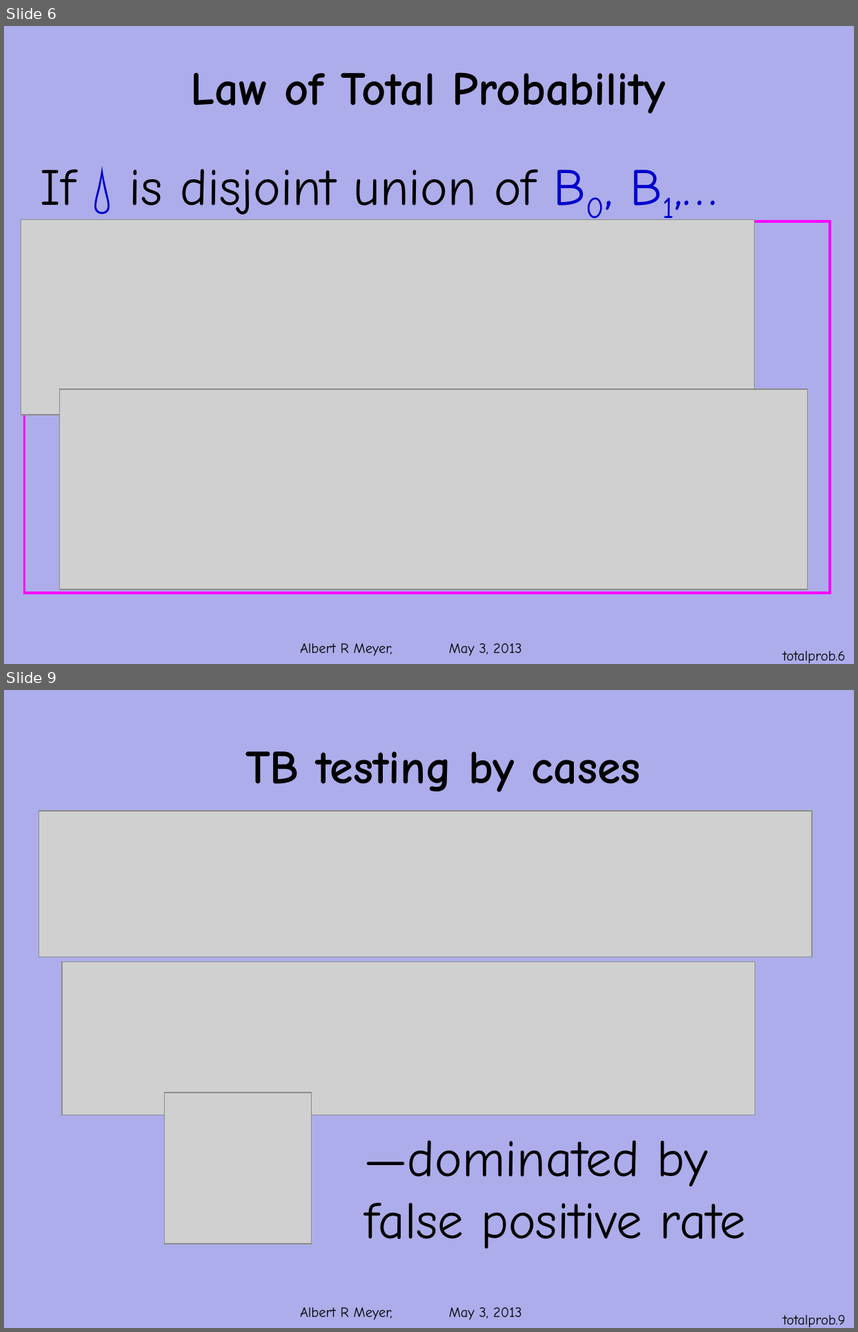
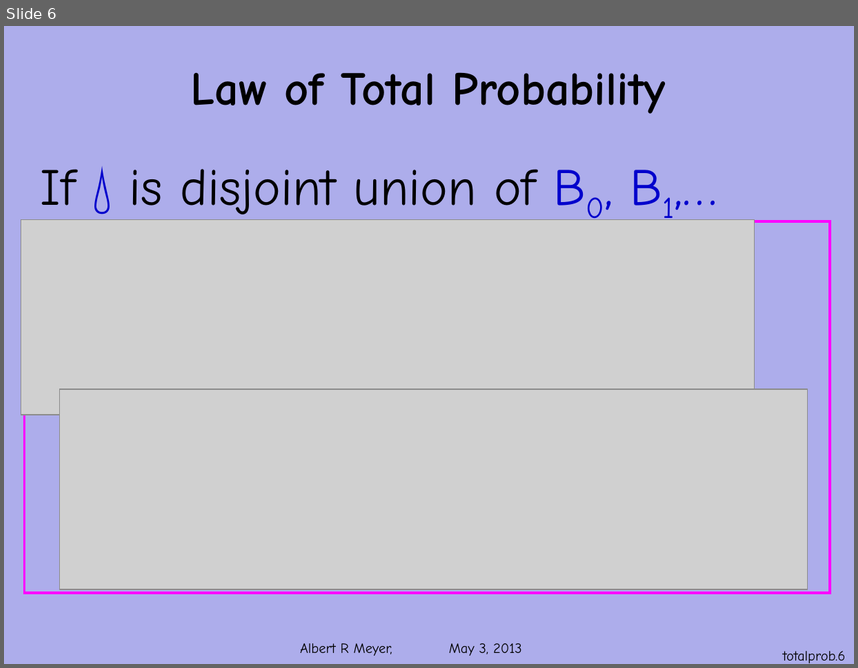
Before and after one commit to armeyer/mcs_web, a slide deck: spring13/slides13/total-probability.pptx. Shown one above the other, each under a label of ours: slides 6 and 9 before the commit, slide 6 after it; the slides between them are not shown. The pictures are 858x1332 and 858x668 pixels, drawn with LibreOffice and Linux fonts; fonts in the diff are those of the drawing; grey boxes stand for pictures; background and template pictures are left out. Boxes give left, top, right and bottom in pixels: in the first picture for what was removed or moved away, otherwise in the second. Text is boxed around its words. In the diff, an @@ line names an element or a change of style, - is before the commit and + after.

Commit message:
add bayes.pptx, corresponding edit to total-probability.pptx

```diff
--- a/spring13/slides13/total-probability.pptx
+++ b/spring13/slides13/total-probability.pptx
@@ slide 9 removed at (4, 690, 854, 1328), background #ADADEB; not listed: 1 template element that a slide beside it also shows @@
@@ text removed at (245, 751, 641, 792) @@
-TB testing by cases
@@ picture removed at (39, 811, 811, 957) @@
@@ picture removed at (62, 962, 755, 1115) @@
@@ picture removed at (165, 1092, 312, 1243) @@
@@ text removed at (365, 1140, 746, 1248) @@
-—dominated by
-false positive rate
@@ page number removed at (783, 1314, 845, 1327) @@
-totalprob.9
```
Also in this commit, not shown: 10 other slides removed, 1 other file.
